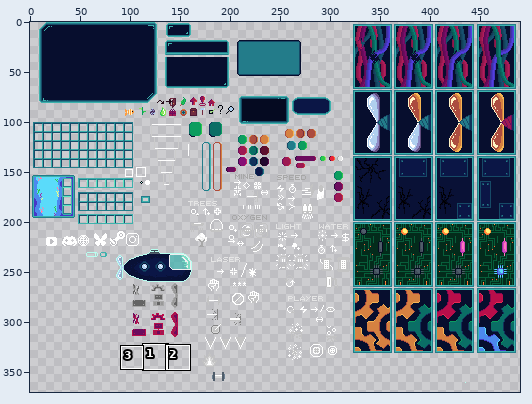
Two versions of one sprite sheet, Assets/Resources/Sprites/UISpriteSheet.png. Above, an overview of the earlier version with the close-up marked.
Close-up. Before the commit:
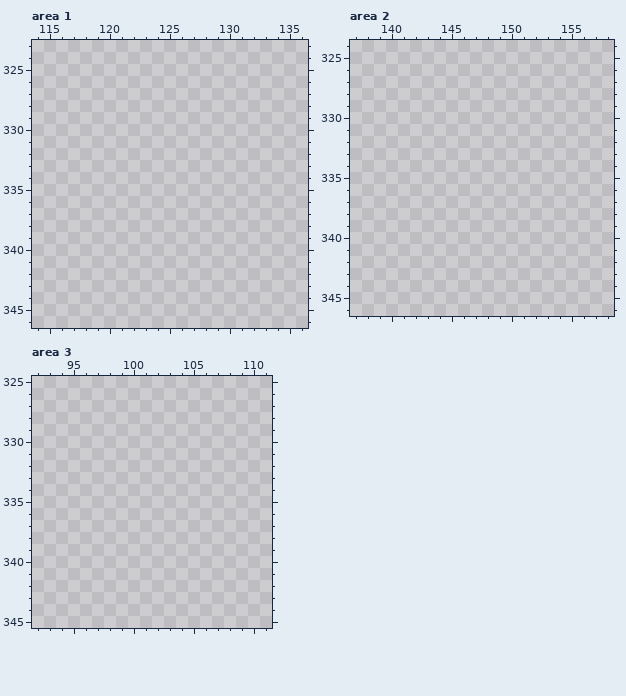
The file is 793x693 pixels. Colours within 5 levels of each other are drawn and written as one. Shown: area 1: x 114..136, y 323..346; area 2: x 137..158, y 324..346; area 3: x 92..111, y 325..345. The wide view leaves out empty margins. The commit also changed other parts of the picture, which this record leaves out.
The result:
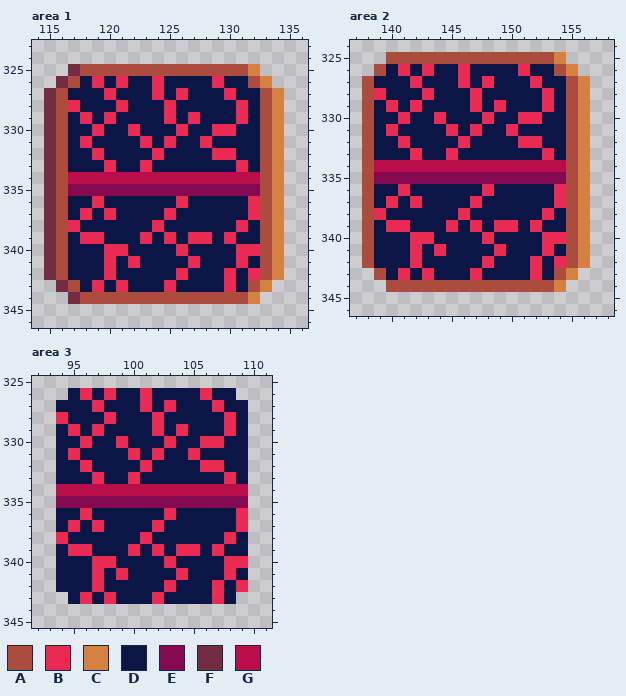
Palette (. is transparent): A #ac4c3f  B #ea2a53  C #d58141  D #0b1646  E #850950  F #732c40  G #b90e4a
What changed:
Area 1:
y 325: x 117..132 ................ -> FAAAAAAAAAAAAAAC
y 326: x 116..133 .................. -> FADBDBDDBDDDDBDDAC
y 327: x 115..134 .................... -> FADDDBDDDBDBDDDBDDAC
y 328: x 115..134 .................... -> FABDDDBDDDBDDDDDBDAC
y 329: x 115..134 .................... -> FADBDBDDDDBDBDDDBDAC
y 330: x 115..134 .................... -> FADDBDDBDDDBDDBBDDAC
y 331: x 115..134 .................... -> FADBDDDDBDBDDBDDDDAC
y 332: x 115..134 .................... -> FADDBDDDDBDDDDBBDDAC
y 333: x 115..134 .................... -> FADDDBDDBDDDDDDDBDAC
y 334: x 115..134 .................... -> FAGGGGGGGGGGGGGGGGAC
y 335: x 115..134 .................... -> FAEEEEEEEEEEEEEEEEAC
y 336: x 115..134 .................... -> FADDBDDDDDDBDDDDDBAC
y 337: x 115..134 .................... -> FADBDBDDDDBDDDDDDBAC
y 338: x 115..134 .................... -> FABDDDDDDBDDDDDDBDAC
y 339: x 115..134 .................... -> FADBBDDDBDBDBBDBDDAC
y 340: x 115..134 .................... -> FADDDBBDDDDBDDDDBBAC
y 341: x 115..134 .................... -> FADDDBDBDDDDBDDDBDAC
y 342: x 115..134 .................... -> FADDDBDDDDDBDDDBDBAC
y 343: x 116..133 .................. -> FADBDBDDDBDDDDBDAC
y 344: x 117..132 ................ -> FAAAAAAAAAAAAAAC
Area 2:
y 325: x 140..154 ............... -> AAAAAAAAAAAAAAC
y 326: x 139..155 ................. -> ADBDBDDBDDDDBDDAC
y 327: x 138..156 ................... -> ADDDBDDDBDBDDDBDDAC
y 328: x 138..156 ................... -> ABDDDBDDDBDDDDDBDAC
y 329: x 138..156 ................... -> ADBDBDDDDBDBDDDBDAC
y 330: x 138..156 ................... -> ADDBDDBDDDBDDBBDDAC
y 331: x 138..156 ................... -> ADBDDDDBDBDDBDDDDAC
y 332: x 138..156 ................... -> ADDBDDDDBDDDDBBDDAC
y 333: x 138..156 ................... -> ADDDBDDBDDDDDDDBDAC
y 334: x 138..156 ................... -> AGGGGGGGGGGGGGGGGAC
y 335: x 138..156 ................... -> AEEEEEEEEEEEEEEEEAC
y 336: x 138..156 ................... -> ADDBDDDDDDBDDDDDBAC
y 337: x 138..156 ................... -> ADBDBDDDDBDDDDDDBAC
y 338: x 138..156 ................... -> ABDDDDDDBDDDDDDBDAC
y 339: x 138..156 ................... -> ADBBDDDBDBDBBDBDDAC
y 340: x 138..156 ................... -> ADDDBBDDDDBDDDDBBAC
y 341: x 138..156 ................... -> ADDDBDBDDDDBDDDBDAC
y 342: x 138..156 ................... -> ADDDBDDDDDBDDDBDBAC
y 343: x 139..155 ................. -> ADBDBDDDBDDDDBDAC
y 344: x 140..154 ............... -> AAAAAAAAAAAAAAC
Area 3:
y 326: x 95..108 .............. -> DBDBDDBDDDDBDD
y 327: x 94..109 ................ -> DDDBDDDBDBDDDBDD
y 328: x 94..109 ................ -> BDDDBDDDBDDDDDBD
y 329: x 94..109 ................ -> DBDBDDDDBDBDDDBD
y 330: x 94..109 ................ -> DDBDDBDDDBDDBBDD
y 331: x 94..109 ................ -> DBDDDDBDBDDBDDDD
y 332: x 94..109 ................ -> DDBDDDDBDDDDBBDD
y 333: x 94..109 ................ -> DDDBDDBDDDDDDDBD
y 334: x 94..109 ................ -> GGGGGGGGGGGGGGGG
y 335: x 94..109 ................ -> EEEEEEEEEEEEEEEE
y 336: x 94..109 ................ -> DDBDDDDDDBDDDDDB
y 337: x 94..109 ................ -> DBDBDDDDBDDDDDDB
y 338: x 94..109 ................ -> BDDDDDDBDDDDDDBD
y 339: x 94..109 ................ -> DBBDDDBDBDBBDBDD
y 340: x 94..109 ................ -> DDDBBDDDDBDDDDBB
y 341: x 94..109 ................ -> DDDBDBDDDDBDDDBD
y 342: x 94..109 ................ -> DDDBDDDDDBDDDBDB
y 343: x 95..108 .............. -> DBDBDDDBDDDDBD
Changed places in both close-ups, as pixel boxes (x1, y1, x2, y2):
added: (44, 64, 284, 304)
added: (362, 52, 590, 292)
added: (56, 388, 248, 604)
